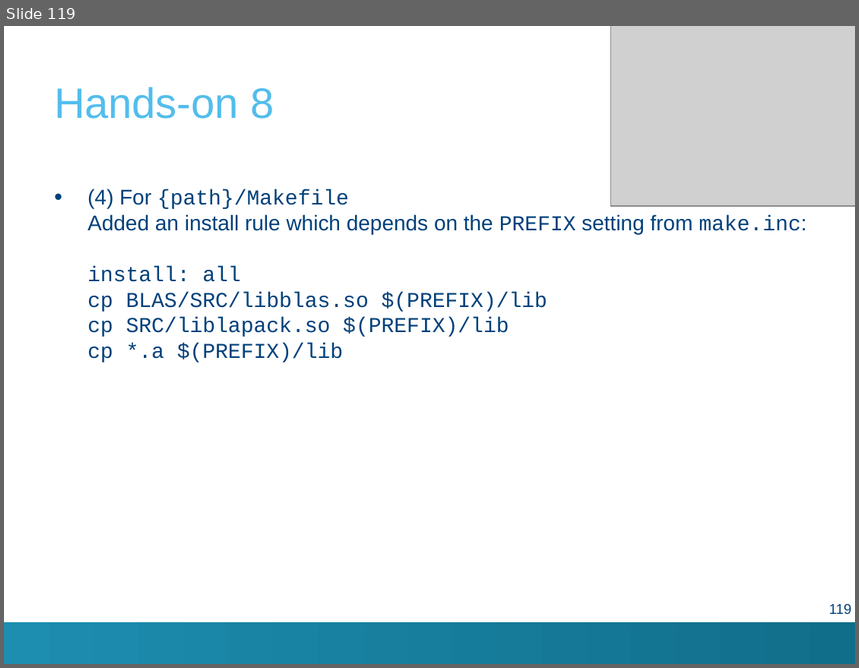
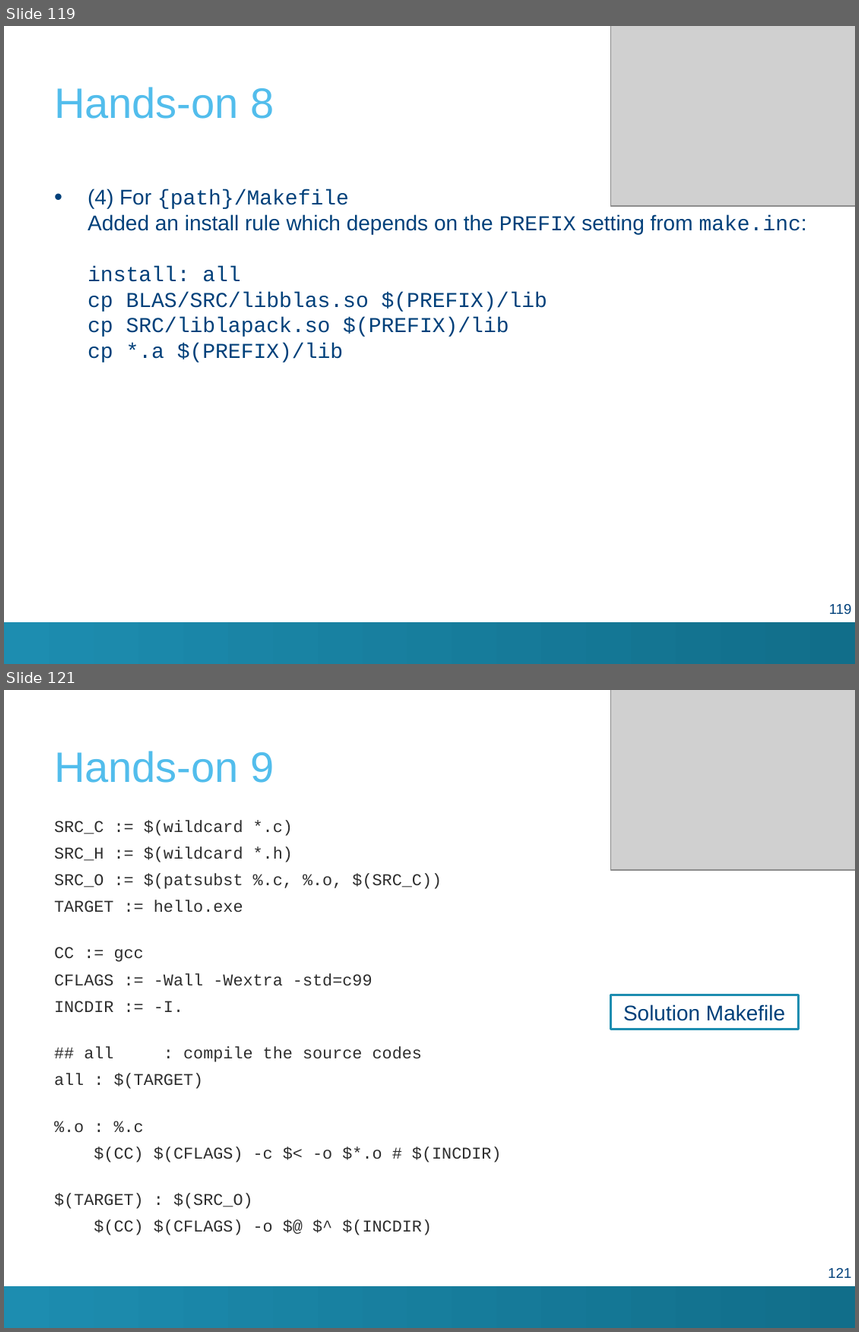
Before and after one commit to hpcleuven/Makefile-intro, a slide deck: Make.pptx. Shown one above the other, each under a label of ours: slide 119 before the commit, slides 119 and 121 after it; the slides between them are not shown. The pictures are 859x668 and 859x1332 pixels, drawn with LibreOffice and Linux fonts; fonts in the diff are those of the drawing; grey boxes stand for pictures; background and template pictures are left out. Boxes give left, top, right and bottom in pixels: in the first picture for what was removed or moved away, otherwise in the second. Text is boxed around its words. In the diff, an @@ line names an element or a change of style, - is before the commit and + after.

Commit message:
instructions for Hands-on 9 added to the end of slides

```diff
--- a/Make.pptx
+++ b/Make.pptx
@@ slide 121 added at (x1=4, y1=690, x2=855, y2=1328), background #FFFFFF; not listed: 1 template element that a slide beside it also shows @@
@@ picture added at (x1=611, y1=690, x2=855, y2=869) @@
@@ title added at (x1=54, y1=751, x2=275, y2=783), 36 pt, text #52BDEC @@
+Hands-on 9
@@ text added at (x1=54, y1=820, x2=502, y2=1236), 14 pt, text #2C2C2C @@
+SRC_C := $(wildcard *.c)
+SRC_H := $(wildcard *.h)
+SRC_O := $(patsubst %.c, %.o, $(SRC_C))
+TARGET := hello.exe
+CC := gcc
+CFLAGS := -Wall -Wextra -std=c99
+INCDIR := -I.
+## all : compile the source codes
+all : $(TARGET)
+%.o : %.c
+$(CC) $(CFLAGS) -c $< -o $*.o # $(INCDIR)
+$(TARGET) : $(SRC_O)
+$(CC) $(CFLAGS) -o $@ $^ $(INCDIR)
@@ rectangle added at (x1=611, y1=996, x2=798, y2=1030), outline #1D8DB0 2 pt, 18 pt, text #00407A @@
+Solution Makefile
@@ page number added at (x1=828, y1=1268, x2=851, y2=1278), 12 pt, text #00407A @@
+121
```
Also in this commit, not shown: 2 other slides added, 1 other file.
